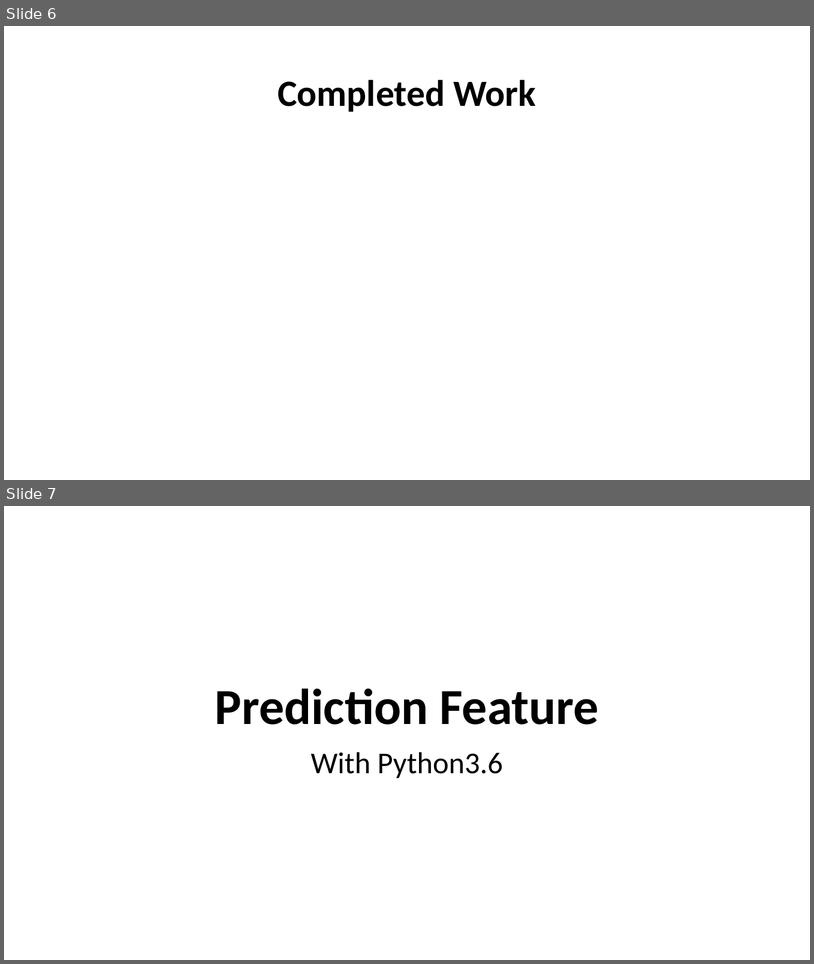
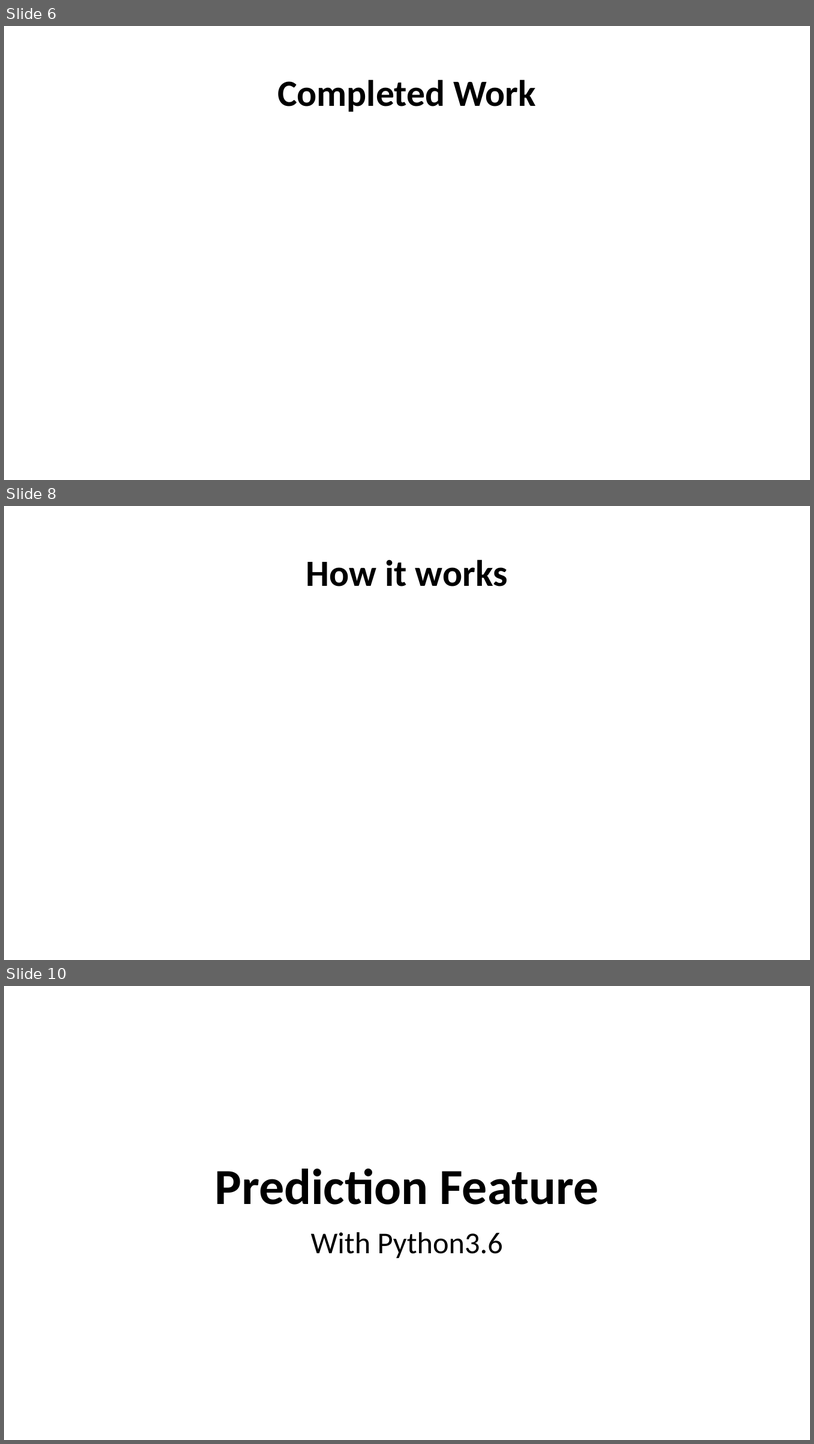
Before and after one commit to team37s1/e-advertisement, a slide deck: PredictionFeature/smart_reservoir(demo).pptx. Shown one above the other, each under a label of ours: slides 6 and 7 before the commit, slides 6, 8 and 10 after it; the slides between them are not shown. The pictures are 814x964 and 814x1444 pixels, drawn with LibreOffice and Linux fonts; fonts in the diff are those of the drawing. Boxes give left, top, right and bottom in pixels: in the first picture for what was removed or moved away, otherwise in the second. Text is boxed around its words. In the diff, an @@ line names an element or a change of style, - is before the commit and + after.

```diff
--- a/PredictionFeature/smart_reservoir(demo).pptx
+++ b/PredictionFeature/smart_reservoir(demo).pptx
@@ slide 8 added at (4, 506, 810, 960), background #FFFFFF @@
@@ title added at (306, 559, 508, 586), 44 pt, text #000000, bold @@
+How it works
@@ what was slide 7 is now slide 10 @@
```
Also in this commit, not shown: 1 slide changed, 7 other slides added, 1 slide removed.
